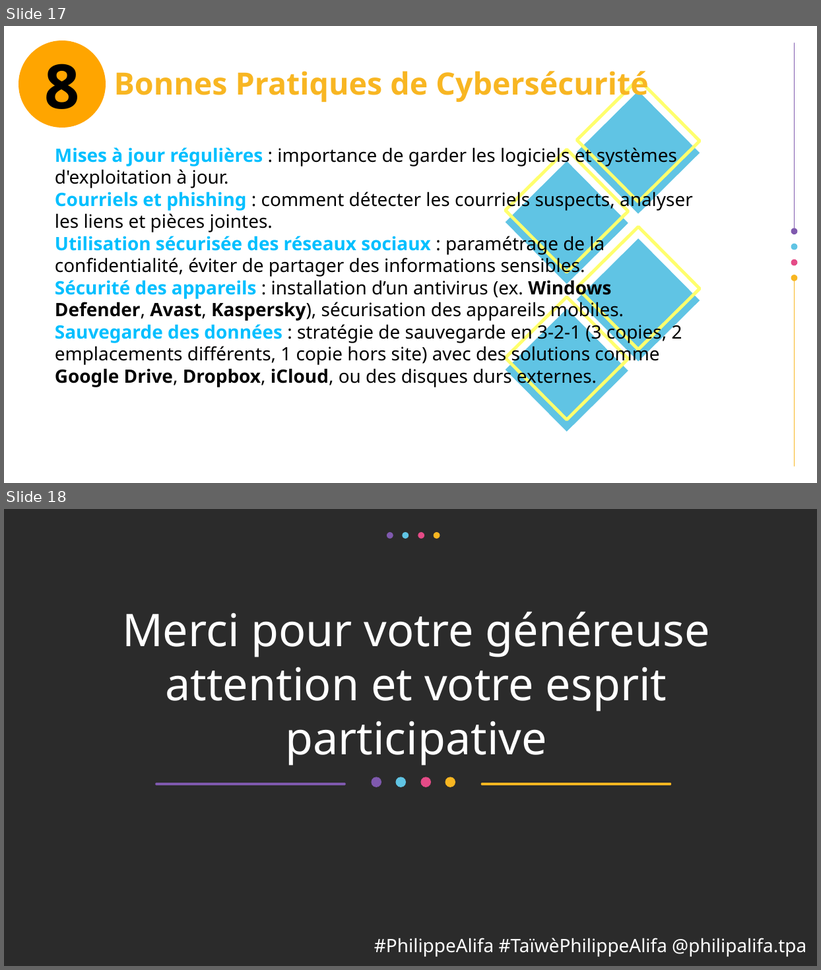
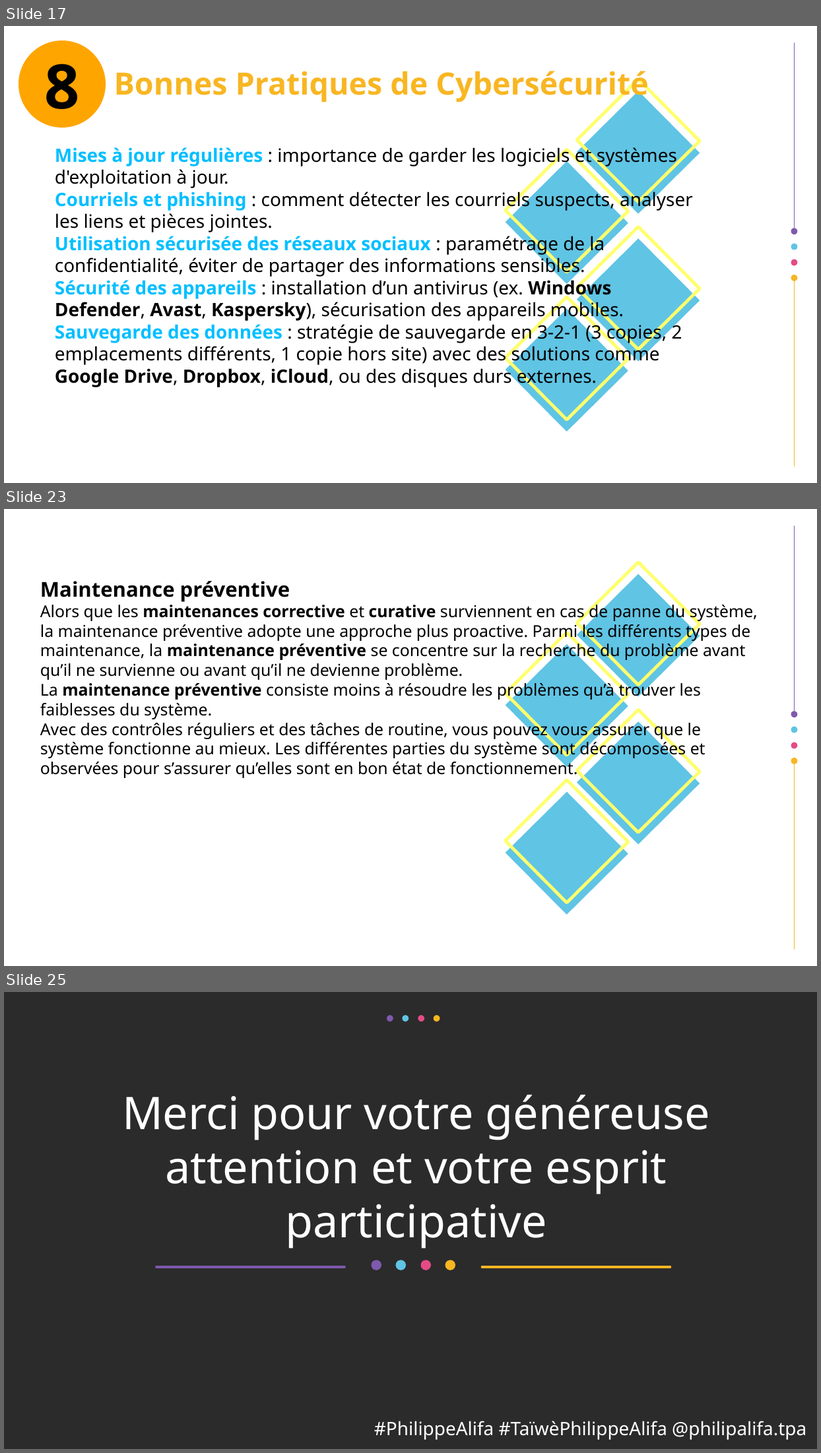
Before and after one commit to alifa-ing/monportfolio-github, a slide deck: Formation en Cybersecurite.odp. Shown one above the other, each under a label of ours: slides 17 and 18 before the commit, slides 17, 23 and 25 after it; the slides between them are not shown. The pictures are 821x970 and 821x1453 pixels, drawn with LibreOffice and Linux fonts; fonts in the diff are those of the drawing; background and template pictures are left out; a plain dark background stands for a picture behind light text. Boxes give left, top, right and bottom in pixels: in the first picture for what was removed or moved away, otherwise in the second. Text is boxed around its words. In the diff, an @@ line names an element or a change of style, - is before the commit and + after.

```diff
--- a/Formation en Cybersecurite.odp
+++ b/Formation en Cybersecurite.odp
@@ slide 23 added at (x1=4, y1=509, x2=817, y2=966), background #FFFFFF; not listed: 14 template elements that a slide beside it also shows @@
@@ text added at (x1=40, y1=581, x2=758, y2=778), 16 pt, text #000000 @@
+Maintenance préventive
+Alors que les maintenances corrective et curative surviennent en cas de panne du système, la maintenance préventive adopte une approche plus proactive. Parmi les différents types de maintenance, la maintenance préventive se concentre sur la recherche du problème avant qu’il ne survienne ou avant qu’il ne devienne problème.
+La maintenance préventive consiste moins à résoudre les problèmes qu’à trouver les faiblesses du système.
+Avec des contrôles réguliers et des tâches de routine, vous pouvez vous assurer que le système fonctionne au mieux. Les différentes parties du système sont décomposées et observées pour s’assurer qu’elles sont en bon état de fonctionnement.
@@ what was slide 18 is now slide 25 @@
```
Also in this commit, not shown: 1 slide changed, 6 other slides added.
